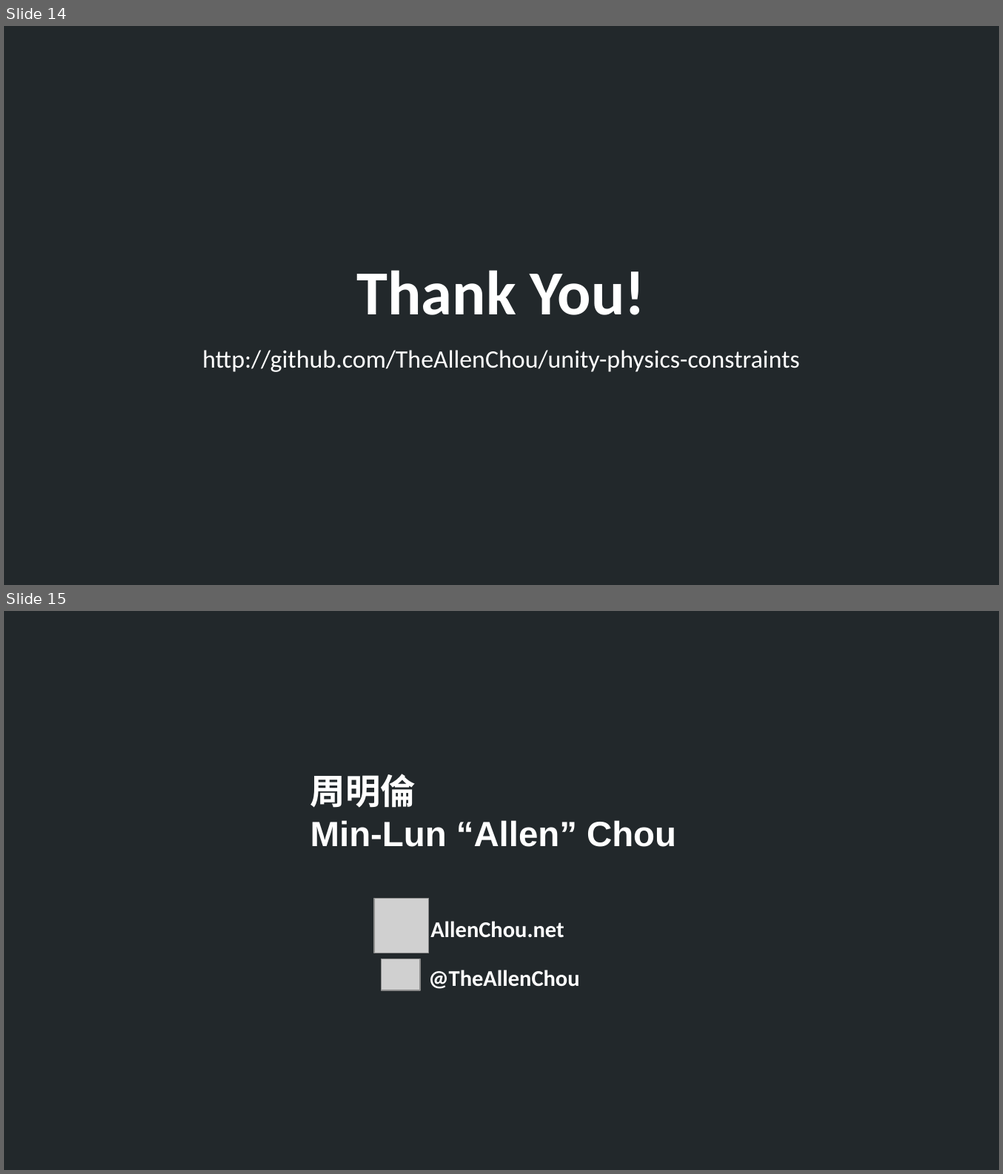
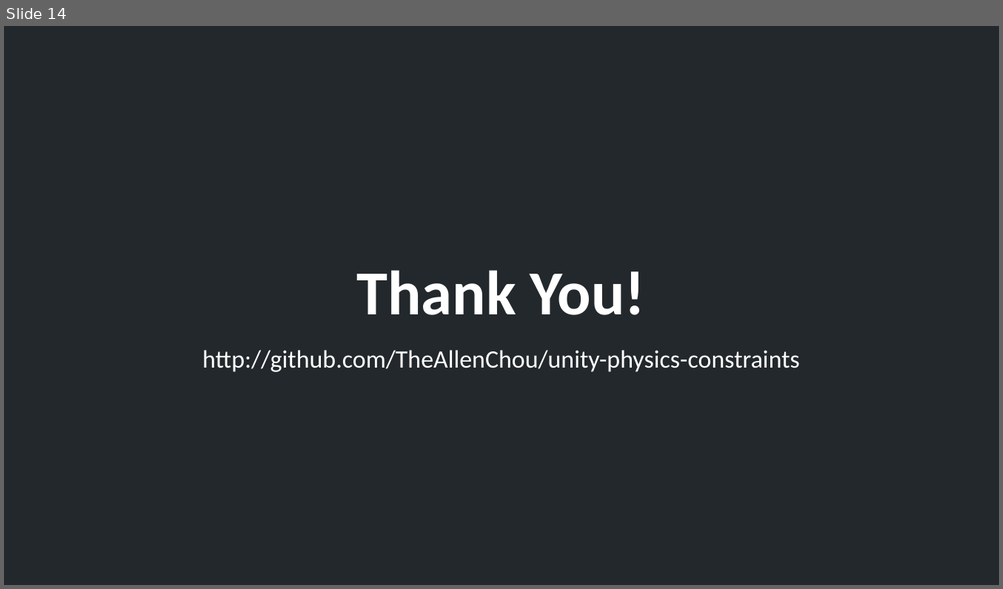
Before and after one commit to TheAllenChou/unity-physics-constraints, a slide deck: slides/02 - Contact Constriants (Chinese).odp. Shown one above the other, each under a label of ours: slides 14 and 15 before the commit, slide 14 after it. The pictures are 1003x1174 and 1003x589 pixels, drawn with LibreOffice and Linux fonts; fonts in the diff are those of the drawing; grey boxes stand for pictures. Boxes give left, top, right and bottom in pixels: in the first picture for what was removed or moved away, otherwise in the second. Text is boxed around its words. In the diff, an @@ line names an element or a change of style, - is before the commit and + after.

Commit message:
Slides.

```diff
--- a/slides/02 - Contact Constriants (Chinese).odp
+++ b/slides/02 - Contact Constriants (Chinese).odp
@@ slide 15 removed at (4,611,999,1170), background #22282B @@
@@ text removed at (310,774,676,847) @@
-周明倫
-Min-Lun “Allen” Chou
@@ picture removed at (374,899,429,954) @@
@@ text removed at (430,921,563,938) @@
-AllenChou.net
@@ picture removed at (381,960,420,991) @@
@@ text removed at (428,970,579,989) @@
-@TheAllenChou
```
